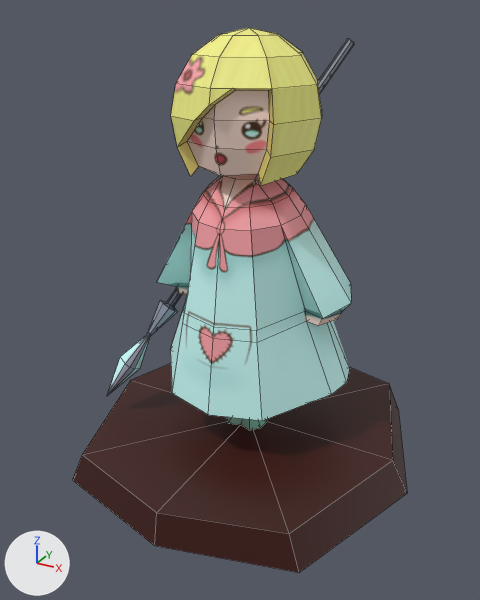
The FBX model Trucs_Graph/BoardGameCharacters/scenes/Asset_Pawn_Nana.fbx: old version first, new version second.
Both versions are drawn from a camera (50 mm lens) standing at (0.264, -0.498, 0.404) and looking at (-0.001, -0.017, 0.163). Arrows for +X, +Y and +Z are at lower left; the lights stay in place. Mesh edges are drawn as thin lines. Where no turn or scale is listed for an object, it has been applied to the vertices.

Objects in the first picture: 'STP_Nana_Body', 'STP_Nana_Stand'.
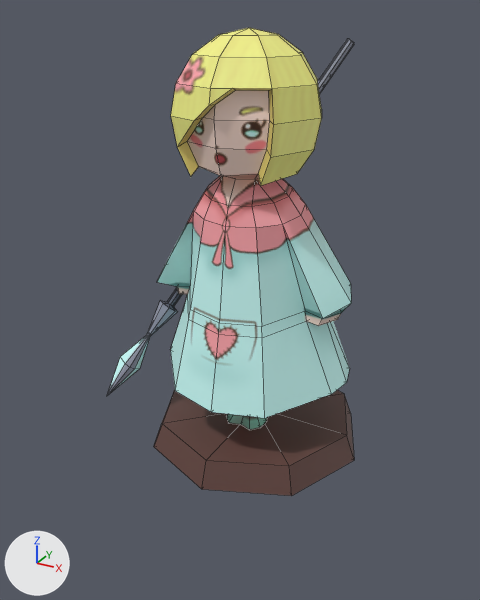
The newer file is also turned or shifted as a whole; pictures and numbers use the older file's frame.

Location of each change, [x1, y1, x2, y2] in pixels of the pictures (480 x 600 px; the box of a moved part takes in the faces that stretch with it):
'STP_Nana_Body', reshaped
    before: [107, 28, 354, 430]
    after: [107, 28, 354, 429]
'STP_Nana_Stand', deleted (brown)
    before: [73, 364, 407, 573]
'Nana_stand', added (brown)
    after: [154, 390, 354, 496]
part 1 of me_mesh, moved or reshaped
    before: [170, 302, 332, 421]
    after: [170, 296, 332, 418]
part 2 of me_mesh, moved or reshaped
    before: [198, 176, 255, 230]
    after: [204, 176, 256, 228]
part 3 of me_mesh, moved or reshaped
    before: [183, 222, 307, 343]
    after: [188, 219, 307, 338]

Patch to the scene script:
```diff
--- a/Trucs_Graph/BoardGameCharacters/scenes/Asset_Pawn_Nana.fbx.py
+++ b/Trucs_Graph/BoardGameCharacters/scenes/Asset_Pawn_Nana.fbx.py
@@ img_tex_stand_01_512x512_png @@
+img_tex_stand_01_512x512_png = load_image('TEX_Stand_01_512x512.png', '../sourceimages/TEX_Stand_01_512x512.png', 512, 512, 'sRGB')
@@ mat_lambert4 @@
+mat_lambert4 = principled_material('lambert4')
+mat_lambert4.texture = img_tex_stand_01_512x512_png  # with its transparency
@@ me_mesh @@
 me_mesh.from_pydata(...)  # 223 vertices, 245 faces; spans x -0.127..0.096, y -0.076..0.157, z 0.0..0.36
 # used by ob_stp_nana_body; location = (0.0, 0.0, 0.0303)
+# me_mesh part 1: all 3 vertices in x -0.047..0.047, y -0.076..-0.064, z 0.046..0.047 are moved by (0.0, 0.005, 0.0)
+# me_mesh part 2: all 3 vertices in x -0.019..0.019, y -0.043..-0.038, z 0.226..0.227 are moved by (0.0, 0.005, 0.0)
+# me_mesh part 3: all 9 vertices in x -0.037..0.037, y -0.066..-0.046, z 0.116..0.21 are moved by (0.0, 0.009, 0.0)
 me_mesh.materials.append(mat_tex_pawn)
@@ me_mesh_001_1 @@
+me_mesh_001_1.from_pydata(...)  # an 8-sided cut cone along z (radius 0.107 at the low end, 0.097 at the high end) spanning x -0.107..0.107, y -0.107..0.107, z 0.0..0.026
+me_mesh_001_1.materials.append(mat_lambert4)  # picture img_tex_stand_01_512x512_png
@@ ob_stp_nana_stand @@
-ob_stp_nana_stand = bpy.data.objects.new('STP_Nana_Stand', me_mesh_001)
-ob_stp_nana_stand.location = (0.0, 0.0, 0.0)
@@ ob_nana_stand @@
+ob_nana_stand = bpy.data.objects.new('Nana_stand', me_mesh_001_1)
+ob_nana_stand.location = (0.0, 0.0159, 0.005)
```
